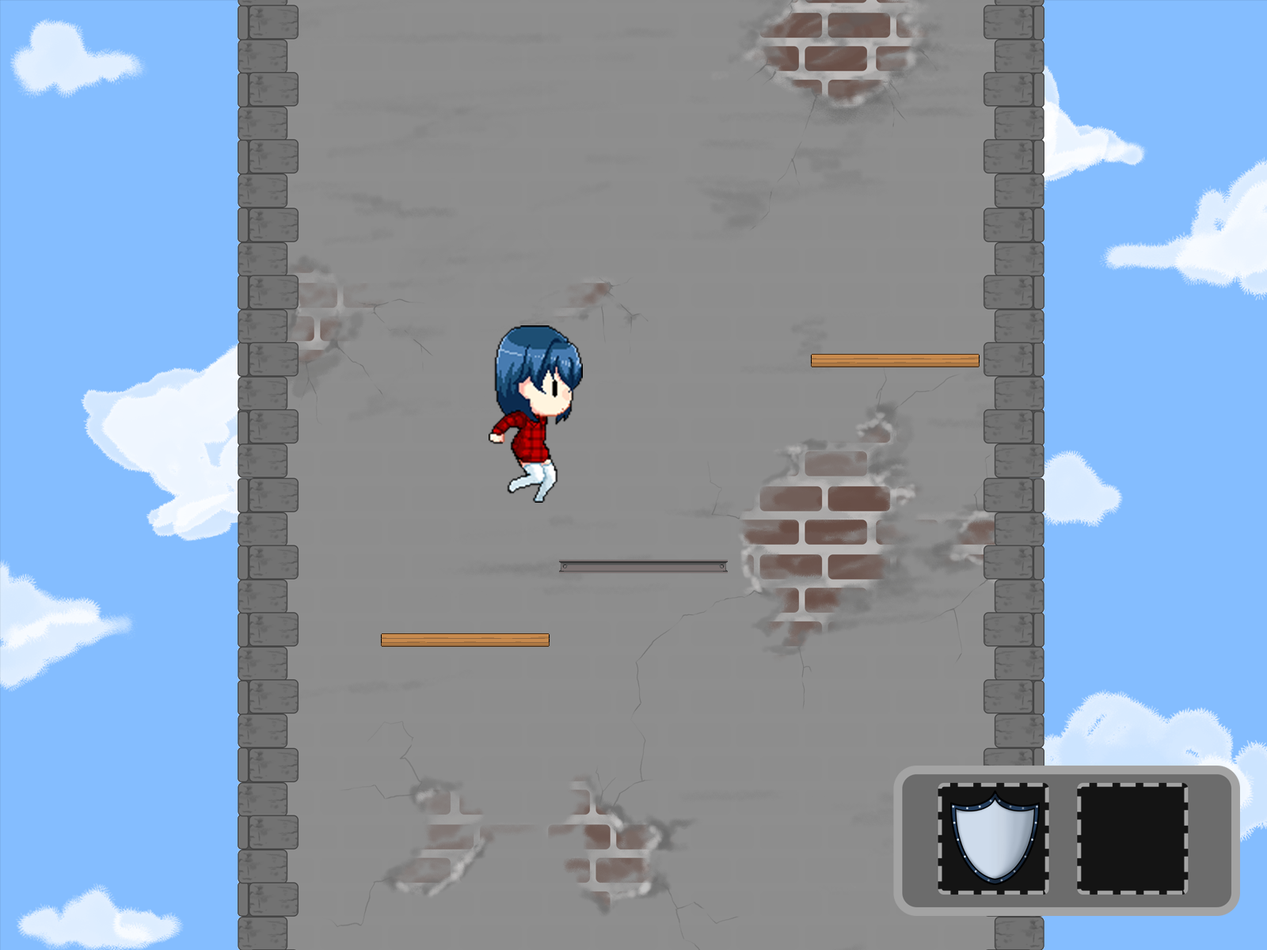
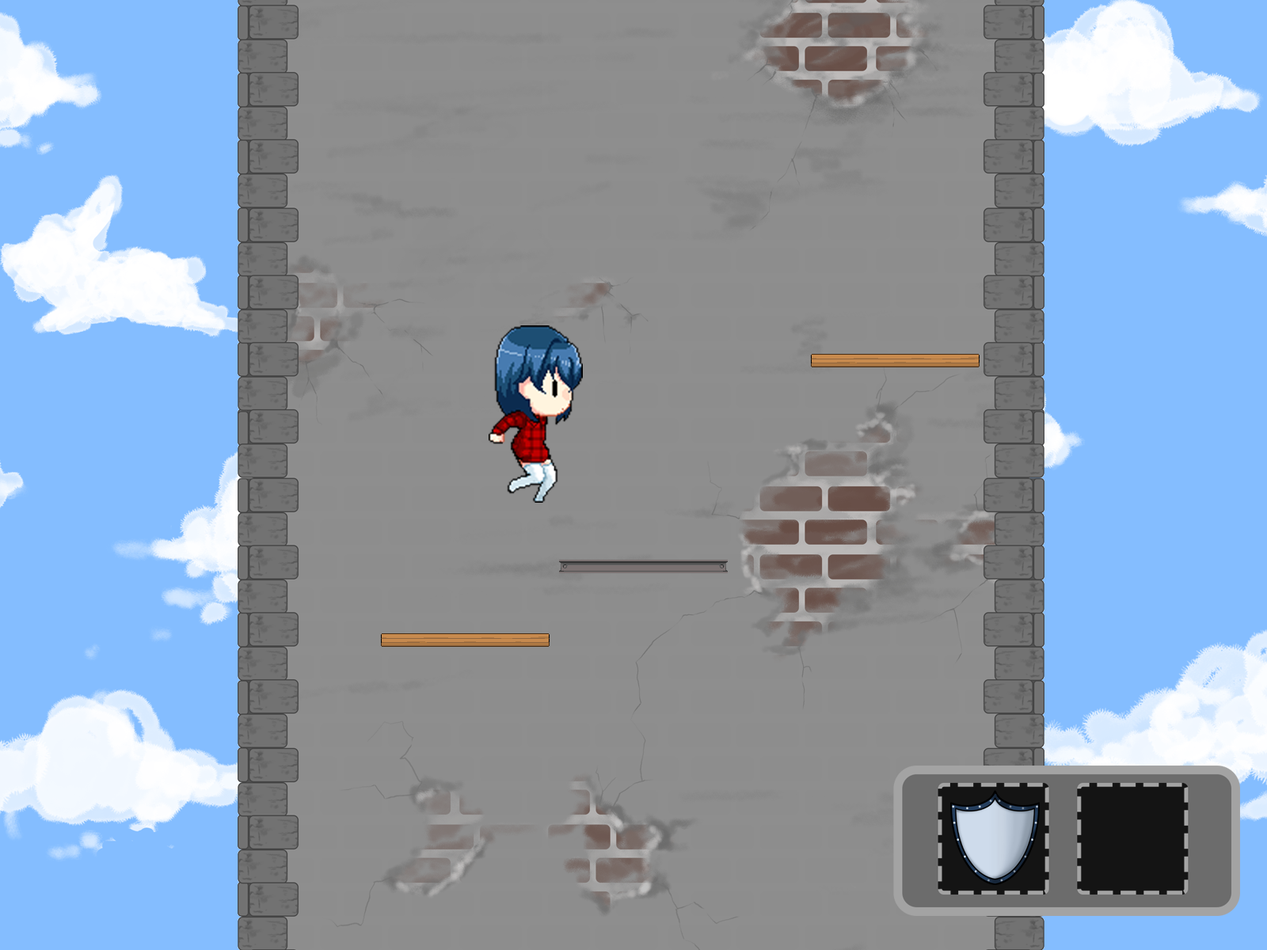
Layered file, before and after one edit (1267 x 950). Changes by layer:
painted on "레이어 8" over [0, 0, 1267, 950]
